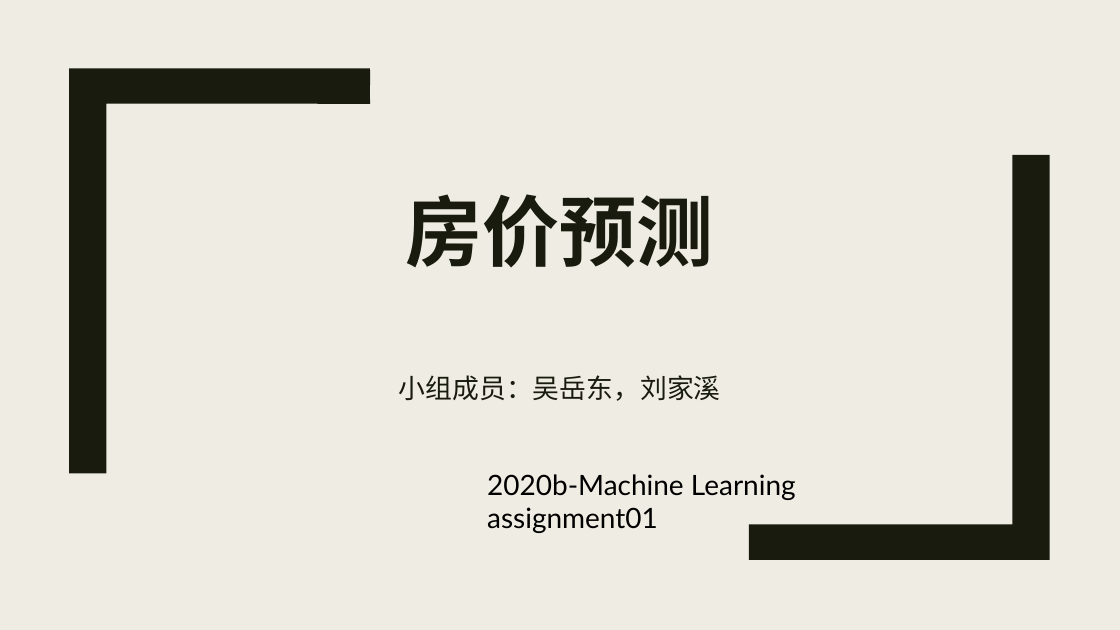
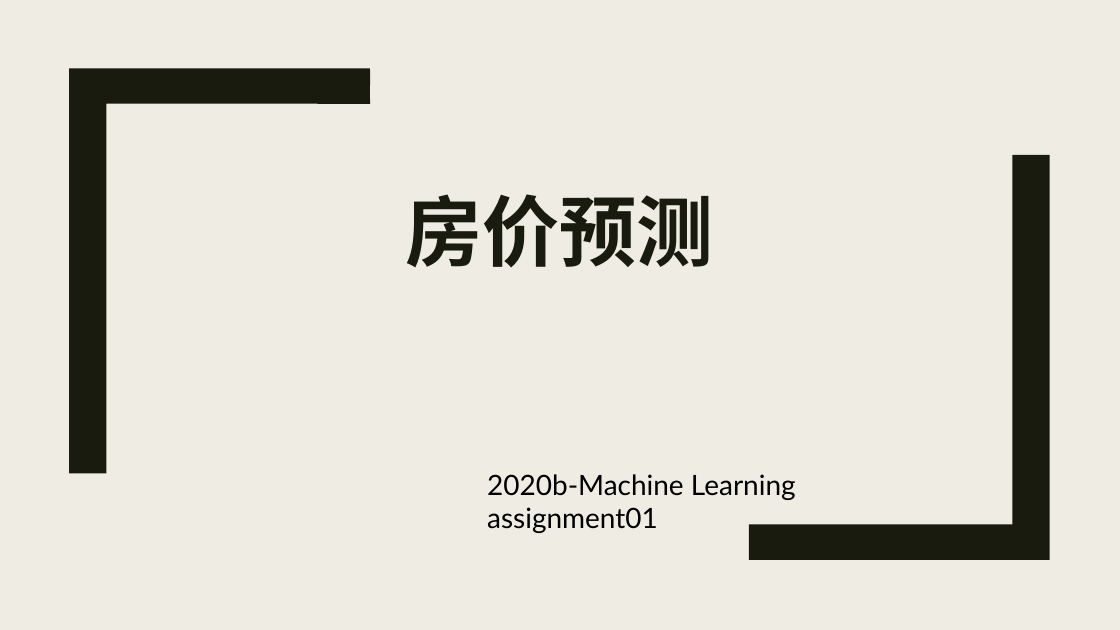
Before and after one commit to lunarwhite/house-price-predictor, a slide deck: slide 1 of documnet/ppt1.pptx. Drawn at 1120x630 pixels with LibreOffice and Linux fonts; fonts in the diff are those of the drawing. Boxes give left, top, right and bottom in pixels: in the first picture for what was removed or moved away, otherwise in the second. Text is boxed around its words. In the diff, an @@ line names an element or a change of style, - is before the commit and + after.

```diff
--- a/documnet/ppt1.pptx
+++ b/documnet/ppt1.pptx
@@ subtitle removed at (x1=399, y1=375, x2=721, y2=401) @@
-小组成员：吴岳东，刘家溪
```
Also in this commit, not shown: 1 other file.
